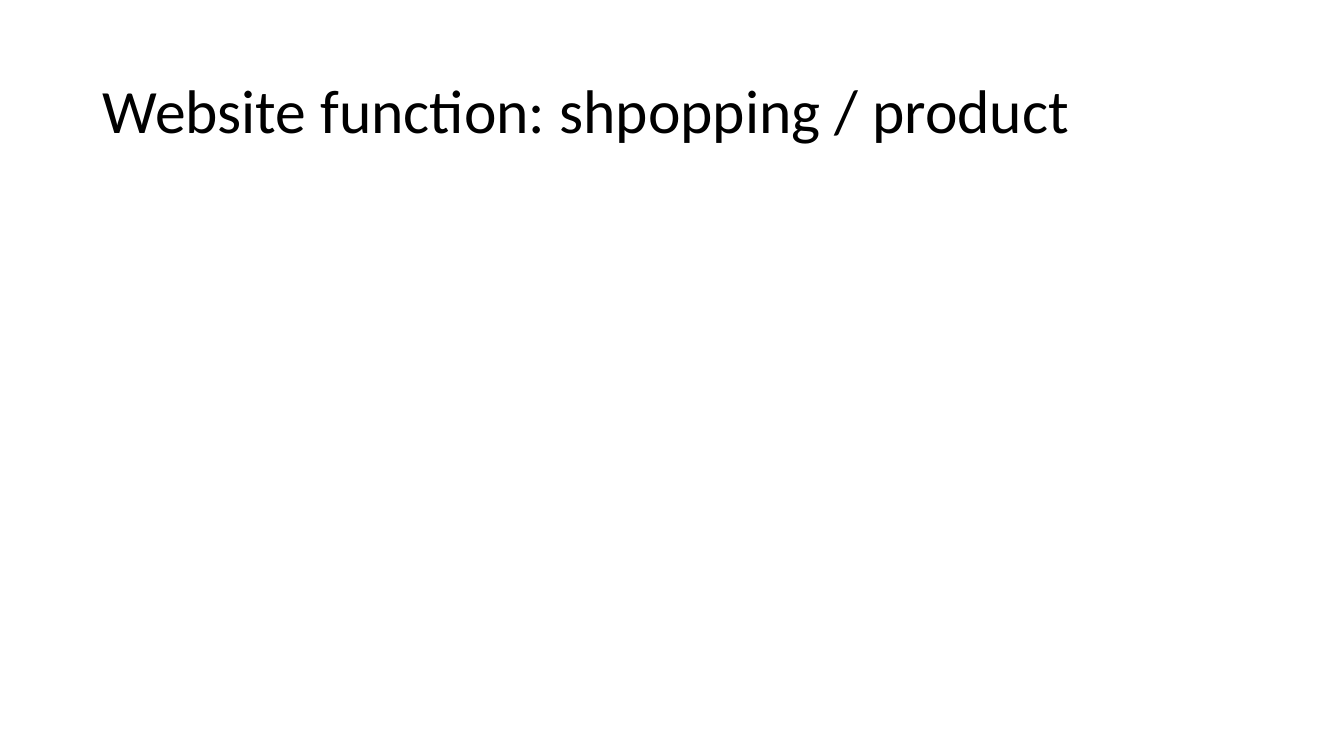
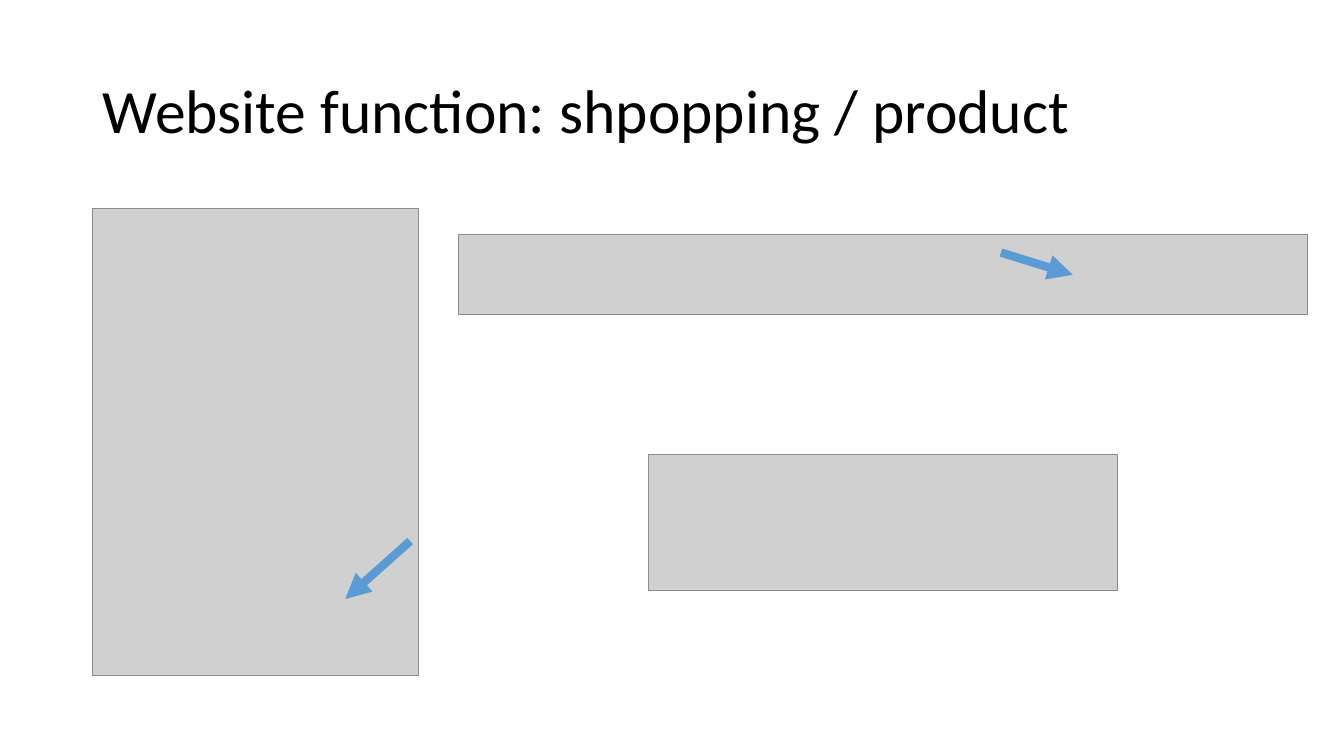
Before and after one commit to llkk87/frond-end-project, a slide deck: slide 10 of present-docs/project-presentation.pptx (slide 9 before the commit). Drawn at 1344x756 pixels with LibreOffice and Linux fonts; fonts in the diff are those of the drawing; grey boxes stand for pictures. Boxes give left, top, right and bottom in pixels: in the first picture for what was removed or moved away, otherwise in the second. Text is boxed around its words. In the diff, an @@ line names an element or a change of style, - is before the commit and + after.

```diff
--- a/present-docs/project-presentation.pptx
+++ b/present-docs/project-presentation.pptx
@@ picture added at bbox=[93, 209, 419, 677] @@
@@ picture added at bbox=[459, 235, 1309, 315] @@
@@ arrow added from (1001, 253) to (1073, 275), #5B9BD5 6 pt @@
@@ picture added at bbox=[649, 455, 1118, 590] @@
@@ arrow added from (410, 541) to (346, 599), #5B9BD5 6 pt @@
```
Also in this commit, not shown: 7 other slides changed, 1 slide added, 1 other file.
